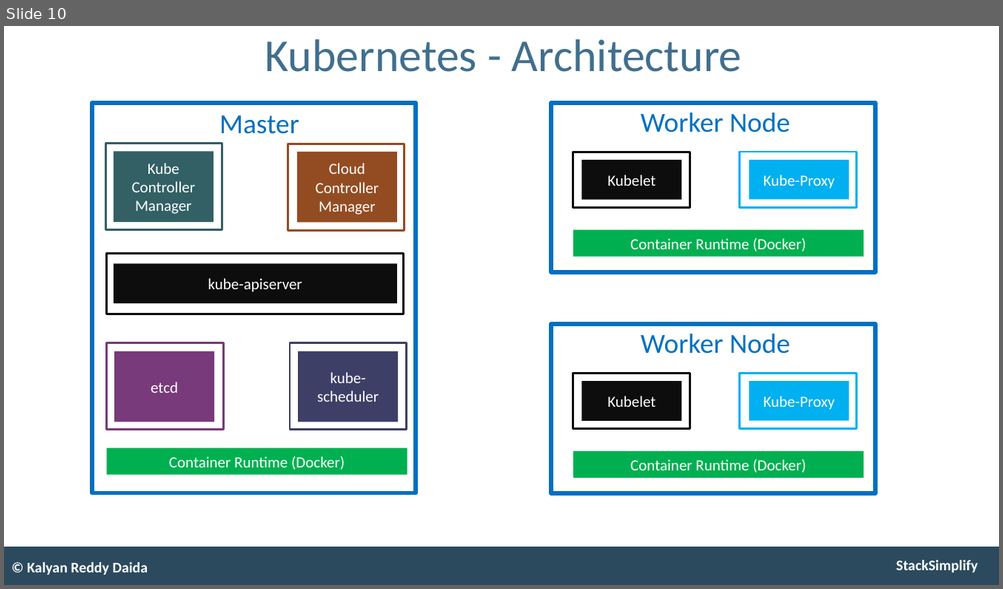
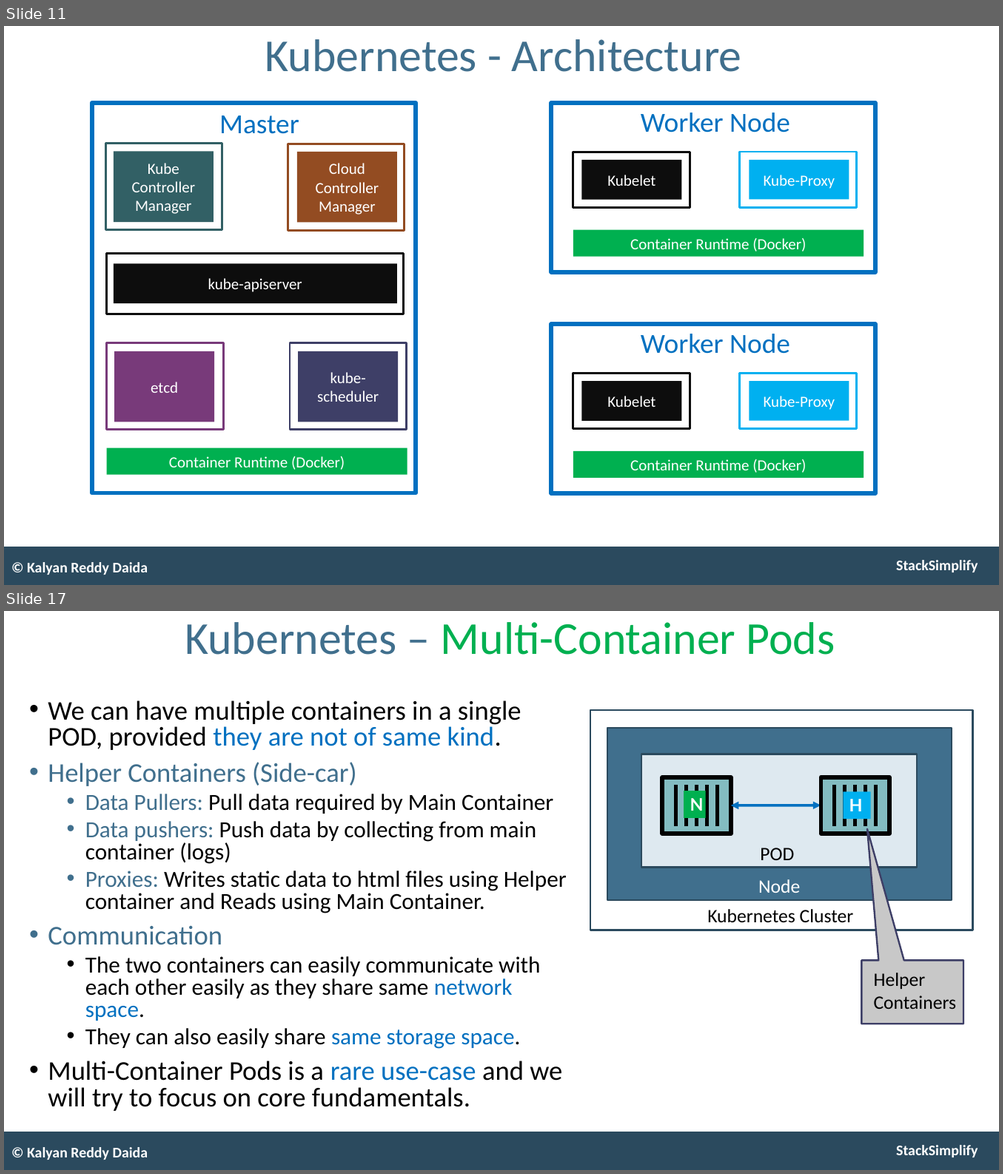
Before and after one commit to stacksimplify/aws-eks-kubernetes-masterclass, a slide deck: presentation/AWS-Fargate-and-EKS-Masterclass.pptx. Shown one above the other, each under a label of ours: slide 10 before the commit, slides 11 and 17 after it; the slides between them are not shown. The pictures are 1003x589 and 1003x1174 pixels, drawn with LibreOffice and Linux fonts; fonts in the diff are those of the drawing. Boxes give left, top, right and bottom in pixels: in the first picture for what was removed or moved away, otherwise in the second. Text is boxed around its words. In the diff, an @@ line names an element or a change of style, - is before the commit and + after.

```diff
--- a/presentation/AWS-Fargate-and-EKS-Masterclass.pptx
+++ b/presentation/AWS-Fargate-and-EKS-Masterclass.pptx
@@ slide 17 added at (4,611,999,1170), background #FFFFFF; not listed: 2 template elements that a slide beside it also shows @@
@@ title added at (185,622,834,655), 53 pt, text #00B050 @@
+Kubernetes – Multi-Container Pods
@@ text added at (48,701,566,1111), 26.8 pt, text #000000 @@
+• We can have multiple containers in a single POD, provided they are not of same kind.
+• Helper Containers (Side-car)
+  • Data Pullers: Pull data required by Main Container
+  • Data pushers: Push data by collecting from main container (logs)
+  • Proxies: Writes static data to html files using Helper container and Reads using Main Container.
+• Communication
+  • The two containers can easily communicate with each other easily as they share same network space.
+  • They can also easily share same storage space.
+• Multi-Container Pods is a rare use-case and we will try to focus on core fundamentals.
@@ rectangle added at (590,710,973,931), outline #2B4A5E 2 pt @@
@@ rectangle added at (608,728,951,900), fill #406F8D, outline #2B4A5E 2 pt @@
@@ rectangle added at (641,754,916,867), fill #DEE9F0, outline #2B4A5E 2 pt @@
@@ group added at (663,777,731,834): 5 lines, 2 rectangles @@
+N
@@ double arrow added from (731, 806) to (821, 806), #0070C0 3 pt @@
@@ group added at (821,777,889,834): 5 lines, 2 rectangles @@
+H
@@ text added at (760,848,794,860), 22 pt, text #000000 @@
+POD
@@ text added at (758,880,800,893), 22 pt, text #FFFFFF @@
+Node
@@ text added at (707,909,854,923), 22 pt, text #000000 @@
+Kubernetes Cluster
@@ speech box added at (861,960,963,1024), fill #C8C8C8, outline #3D3E66 2 pt @@
@@ text added at (874,973,956,1009), 22 pt, text #000000 @@
+Helper
+Containers
@@ text added at (241,990,282,996), 22 pt, text #FFFFFF @@
+Node
@@ text added at (27,1147,148,1160), 17 pt, text #FFFFFF, bold @@
+© Kalyan Reddy Daida
@@ what was slide 10 is now slide 11 @@
```
Also in this commit, not shown: 1 slide changed, 26 other slides added.
